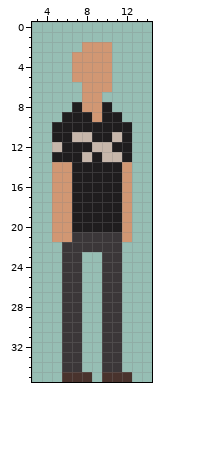
File history of a pixel-art sprite, public/assets/npcAndre.png. This is how it looked before the edit.
The file is 19x36 pixels. Shown: x 3..14, y 0..35. The old version is drawn lined up with the new one.
The result:
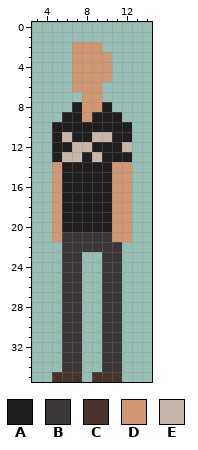
Palette (. is transparent): A #1f1d1e  B #3b3739  C #49332d  D #d19773  E #c7b7ab
From old to new:
whole drawing moved by -1,+0 (the old picture is shown already moved)
y 2: x 7 . -> D; x 10 D -> .
y 6: x 7 . -> D; x 10 D -> .
y 9: x 8..9 AD -> DA
y 11: x 6..11 AEEAAE -> EAAEEA
y 12: x 5 E -> A; x 7..10 AAEE -> EEAA; x 12 A -> E
y 13: x 6..11 AAEAEE -> EEAEAA
y 14..20: x 6 D -> A; x 11 A -> D
y 21: x 6 D -> B; x 11 B -> D
y 35: x 5 . -> C; x 8..9 C. -> .C; x 12 C -> .
Where, in picture pixels (left, top, right, bottom), the same in both pictures:
changed: (72, 42, 112, 52)
changed: (52, 82, 132, 242)
changed: (52, 372, 132, 382)
